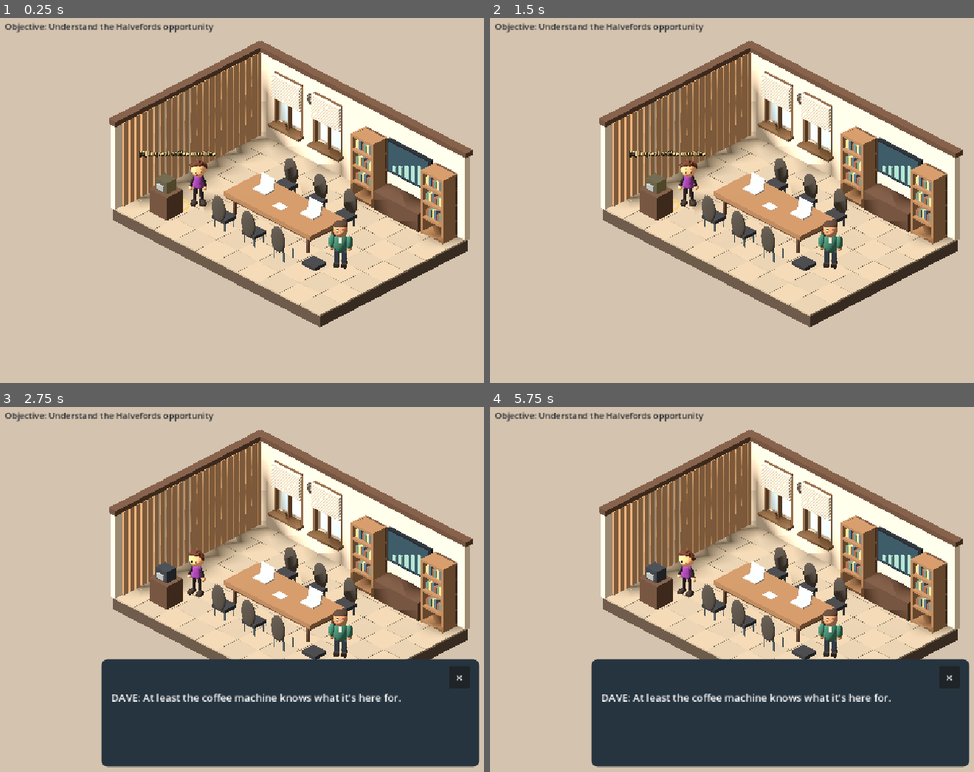
Above: before the commit, frames 1-4 (two rows, left to right).
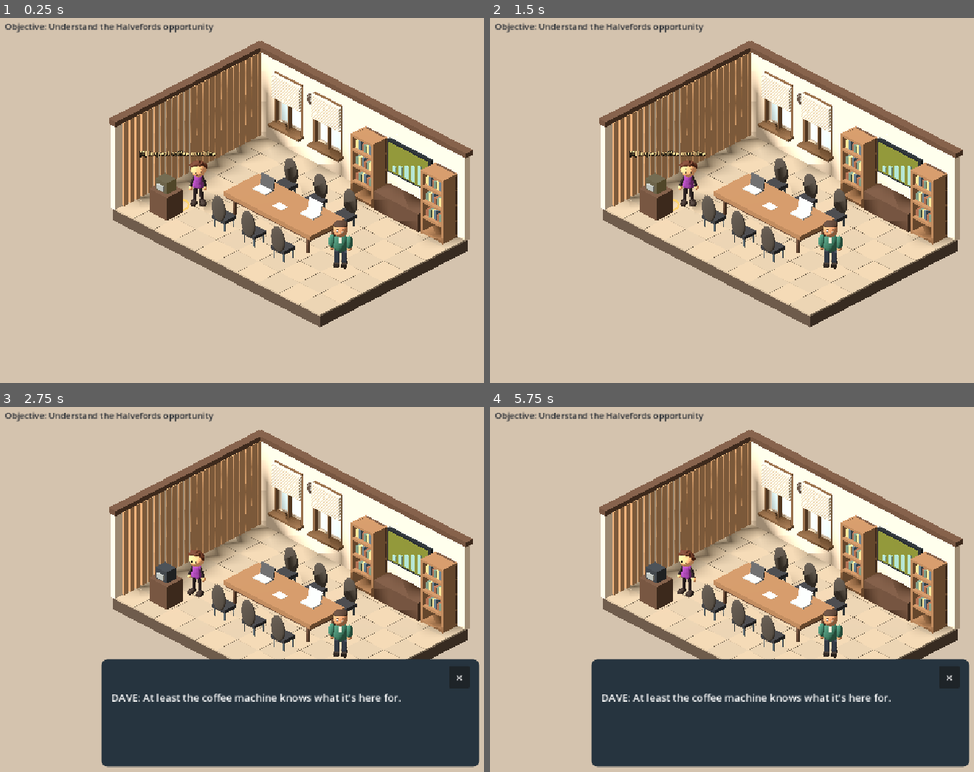
Above: after the commit, the same moments.

Repository: rstebbens/AgileAventures4
Game: Godot game, scene res://scenes/diorama.tscn
Same seed, same stepped clock (60 frames per second), same inputs: the game is played once before the commit and once after it.
Inputs (mouse positions are in pixels of both pictures, inside the frame that each line leads up to):
- Up to frame 1 (0.25 s): no input
- Up to frame 2 (1.5 s): tap Enter at 0.5 s; move the mouse to (911, 182) at 0.52 s; hold Right (ui_right) 0.53-1.25 s; tap E at 0.6 s; click (911, 182) at 0.67 s; tap Space at 0.77 s; click "×" at 1.25 s
- Up to frame 3 (2.75 s): tap Space at 2, 2.27 s; move the mouse to (174, 607) at 2.02 s; hold Down (ui_down) from 2.03 s (still down); tap Enter at 2.1 s
- Up to frame 4 (5.75 s): tap Enter at 2.75, 3.6, 4.25, 5.1 s; move the mouse to (838, 505) at 2.77 s; release Down (ui_down) at 2.78 s; hold Right (ui_right) 2.78-3.53 s; tap E at 2.85, 4.35 s; tap Space at 3.5, 3.77, 4.52, 5, 5.27 s; move the mouse to (751, 666) at 3.52 s; hold Up (ui_up) 3.53-4.28 s; click (751, 666) at 3.67 s; move the mouse to (954, 644) at 4.27 s; hold Left (ui_left) from 4.28 s (still down); move the mouse to (601, 531) at 5.02 s

The runs differ from the first frame. In frame 1, 0.7% of the frame differs, in the area x 53-89%, y 34-70%; in frame 2, 0.7%; in frame 3, 0.7%; in frame 4, 0.7%.

Commit message:
editable environment

Diff:
--- a/scenes/BoardroomEditable.tscn
+++ b/scenes/BoardroomEditable.tscn
@@ -1744,9 +1744,10 @@
 [sub_resource type="BoxMesh" id="BoxMesh_l1ohd"]
 size = Vector3(2.2, 1.35, 0.14)
 
-[sub_resource type="StandardMaterial3D" id="StandardMaterial3D_ly3cl"]
-albedo_color = Color(0.188235, 0.286275, 0.341176, 1)
-roughness = 0.85
+[sub_resource type="ORMMaterial3D" id="ORMMaterial3D_8u664"]
+transparency = 1
+blend_mode = 1
+albedo_color = Color(1, 1, 0.129412, 1)
 
 [sub_resource type="BoxMesh" id="BoxMesh_303pa"]
 size = Vector3(2.04, 1.19, 0.025)
@@ -1820,6 +1821,8 @@
 [sub_resource type="StandardMaterial3D" id="StandardMaterial3D_a5g7s"]
 albedo_color = Color(0.713726, 0.745098, 0.764706, 1)
 roughness = 0.85
+
+[sub_resource type="ORMMaterial3D" id="ORMMaterial3D_2d0kg"]
 
 [sub_resource type="BoxMesh" id="BoxMesh_e2ymc"]
 size = Vector3(0.65, 0.45, 0.045)
@@ -3057,7 +3060,7 @@
 shape = SubResource("BoxShape3D_ucobp")
 
 [node name="@MeshInstance3D@203" type="MeshInstance3D" parent="."]
-transform = Transform3D(1, 0, 0, 0, 1, 0, 0, 0, 1, 3.06083, 0.46, 1.85)
+transform = Transform3D(1, 0, 0, 0, 1, 0, 0, 0, 1, 1.4711, 0.46, 1.85)
 material_override = SubResource("StandardMaterial3D_ggttx")
 mesh = SubResource("BoxMesh_87s32")
 
@@ -3376,7 +3379,8 @@
 
 [node name="DashboardHighlight" type="MeshInstance3D" parent="."]
 transform = Transform3D(1, 0, 0, 0, 1, 0, 0, 0, 1, 2.55, 2.05, -3.44)
-material_override = SubResource("StandardMaterial3D_ly3cl")
+material_override = SubResource("ORMMaterial3D_8u664")
+gi_lightmap_texel_scale = 1.6055
 mesh = SubResource("BoxMesh_303pa")
 
 [node name="@MeshInstance3D@270" type="MeshInstance3D" parent="."]
@@ -3433,6 +3437,7 @@
 [node name="ResearchHighlight" type="MeshInstance3D" parent="."]
 transform = Transform3D(1, 0, 0, 0, 0.978148, 0.207912, 0, -0.207912, 0.978148, -1.25, 1.21, -0.11)
 material_override = SubResource("StandardMaterial3D_a5g7s")
+material_overlay = SubResource("ORMMaterial3D_2d0kg")
 mesh = SubResource("BoxMesh_e2ymc")
 
 [node name="@MeshInstance3D@282" type="MeshInstance3D" parent="."]
Not shown: 1 places in scenes/BoardroomEditable.tscn that only renumber resources
